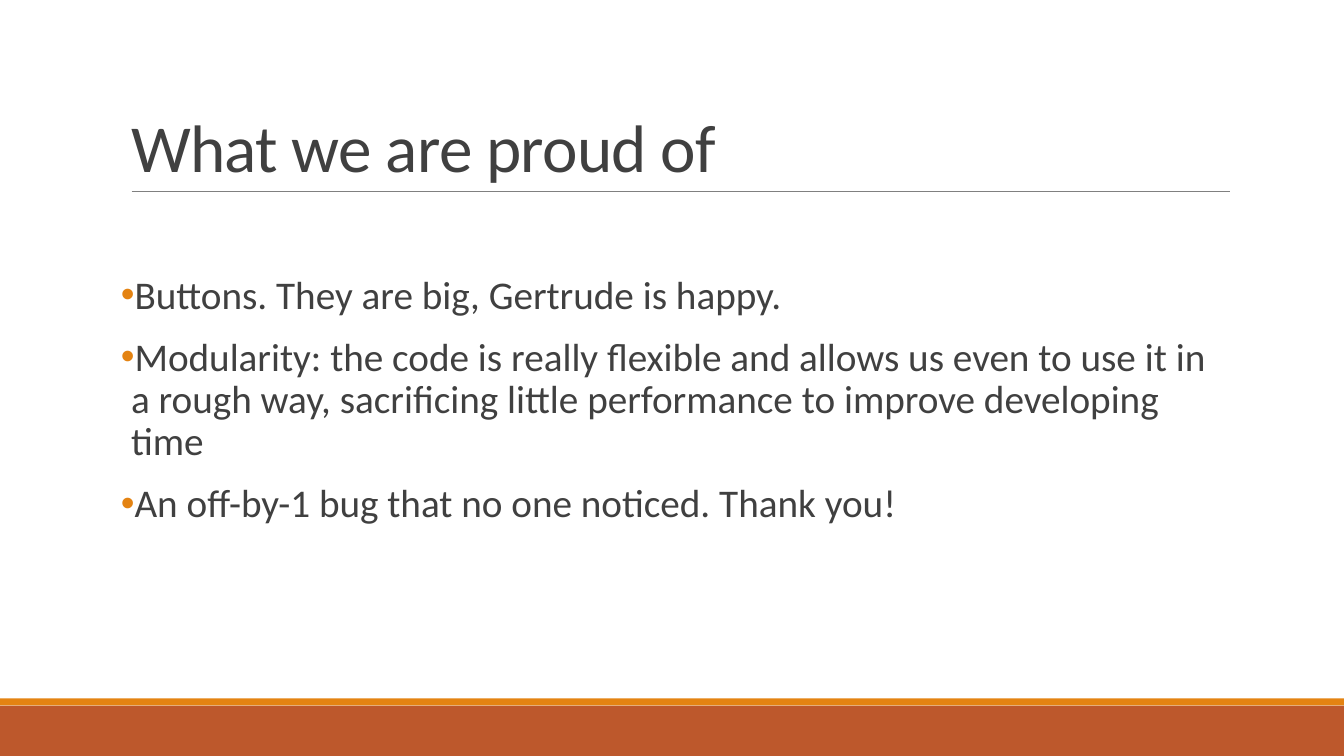
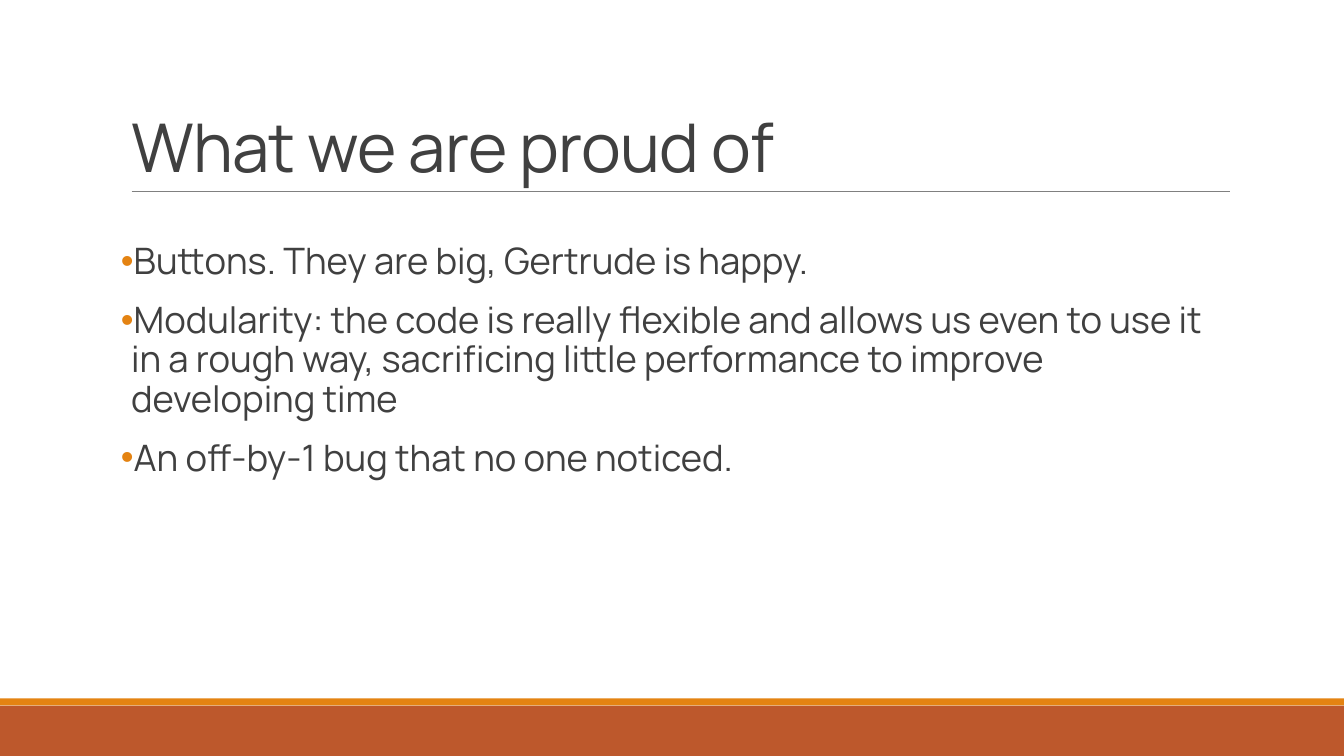
Before and after one commit to ThePseudo/GroupA_SE2_2019, a slide deck: slide 8 of sprint_retrospective.pptx. Drawn at 1344x756 pixels with LibreOffice and Linux fonts; fonts in the diff are those of the drawing. Boxes give left, top, right and bottom in pixels: in the first picture for what was removed or moved away, otherwise in the second. Text is boxed around its words. In the diff, an @@ line names an element or a change of style, - is before the commit and + after.

```diff
--- a/sprint_retrospective.pptx
+++ b/sprint_retrospective.pptx
@@ title "What we are proud of" at bbox=[131, 122, 774, 188]: font Calibri to Manrope @@
@@ text at bbox=[131, 247, 1202, 422]: size 28 to 26 pt, font Calibri to Manrope in "Buttons. They are big, Gertrude is happy.", "Modularity: the code is really flexible and ..." @@
@@ text at bbox=[134, 444, 733, 481]: text changed; size 28 to 26 pt; font Calibri to Manrope @@
-• An off-by-1 bug that no one noticed. Thank you!
+• An off-by-1 bug that no one noticed.
```
Also in this commit, not shown: 7 other slides changed.
